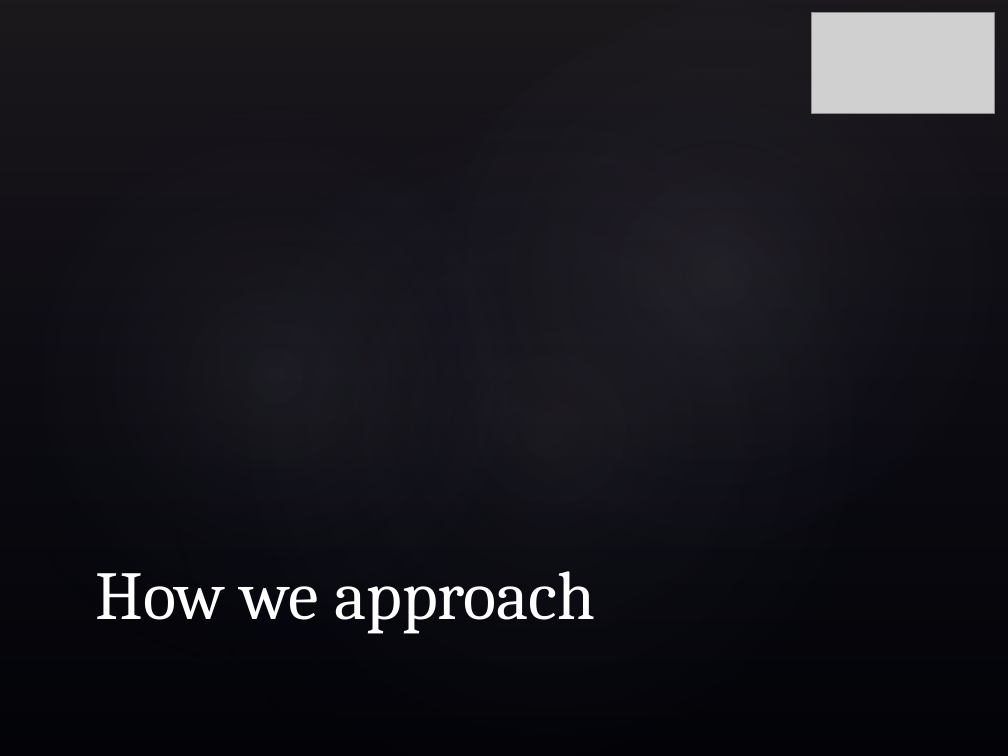
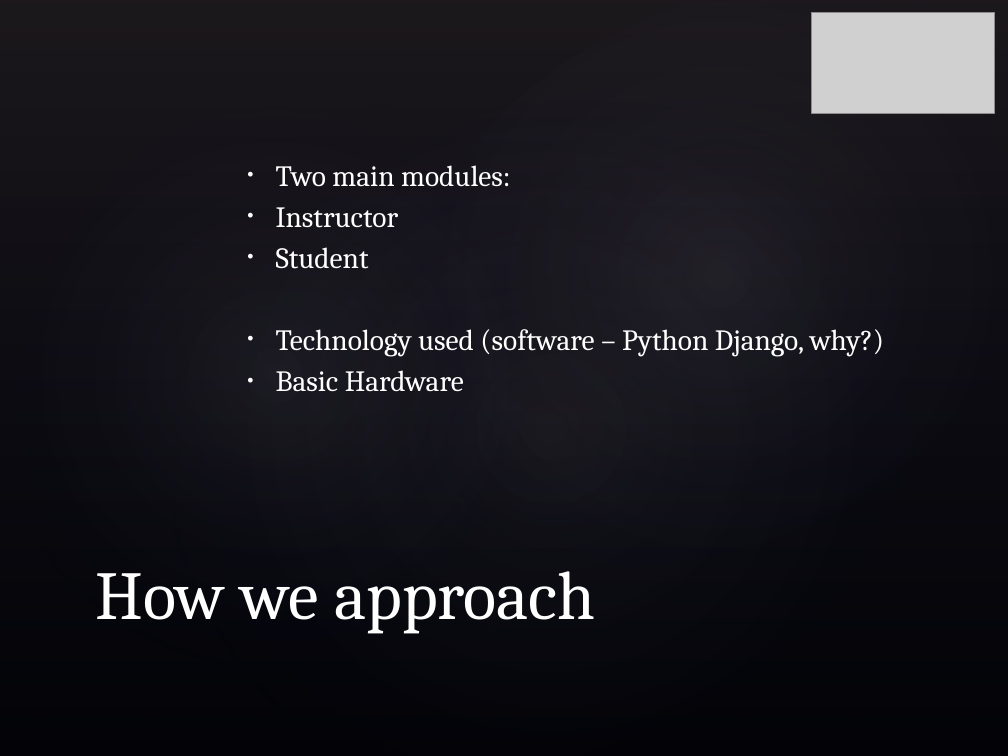
Before and after one commit to hadimuhammad/InPress, a slide deck: slide 4 of Documentation/Presentation.pptx. Drawn at 1008x756 pixels with LibreOffice and Linux fonts; fonts in the diff are those of the drawing; grey boxes stand for pictures; background and template pictures are left out. Boxes give left, top, right and bottom in pixels: in the first picture for what was removed or moved away, otherwise in the second. Text is boxed around its words. In the diff, an @@ line names an element or a change of style, - is before the commit and + after.

```diff
--- a/Documentation/Presentation.pptx
+++ b/Documentation/Presentation.pptx
@@ text added at box(276, 165, 884, 392), 21 pt, text #FFFFFF @@
+• Two main modules:
+• Instructor
+• Student
+• Technology used (software – Python Django, why?)
+• Basic Hardware
```
Also in this commit, not shown: 2 slides added, 1 slide removed.
